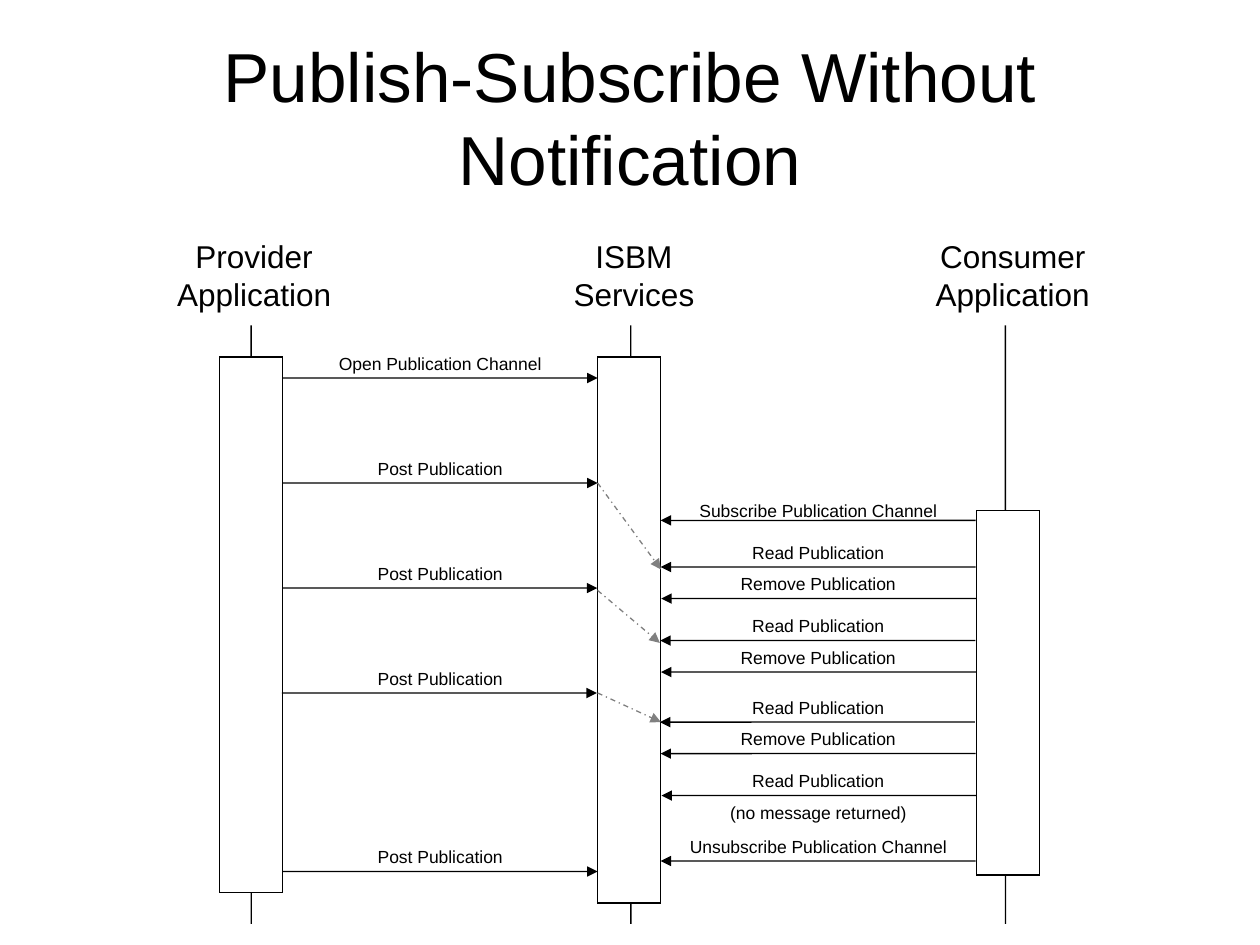
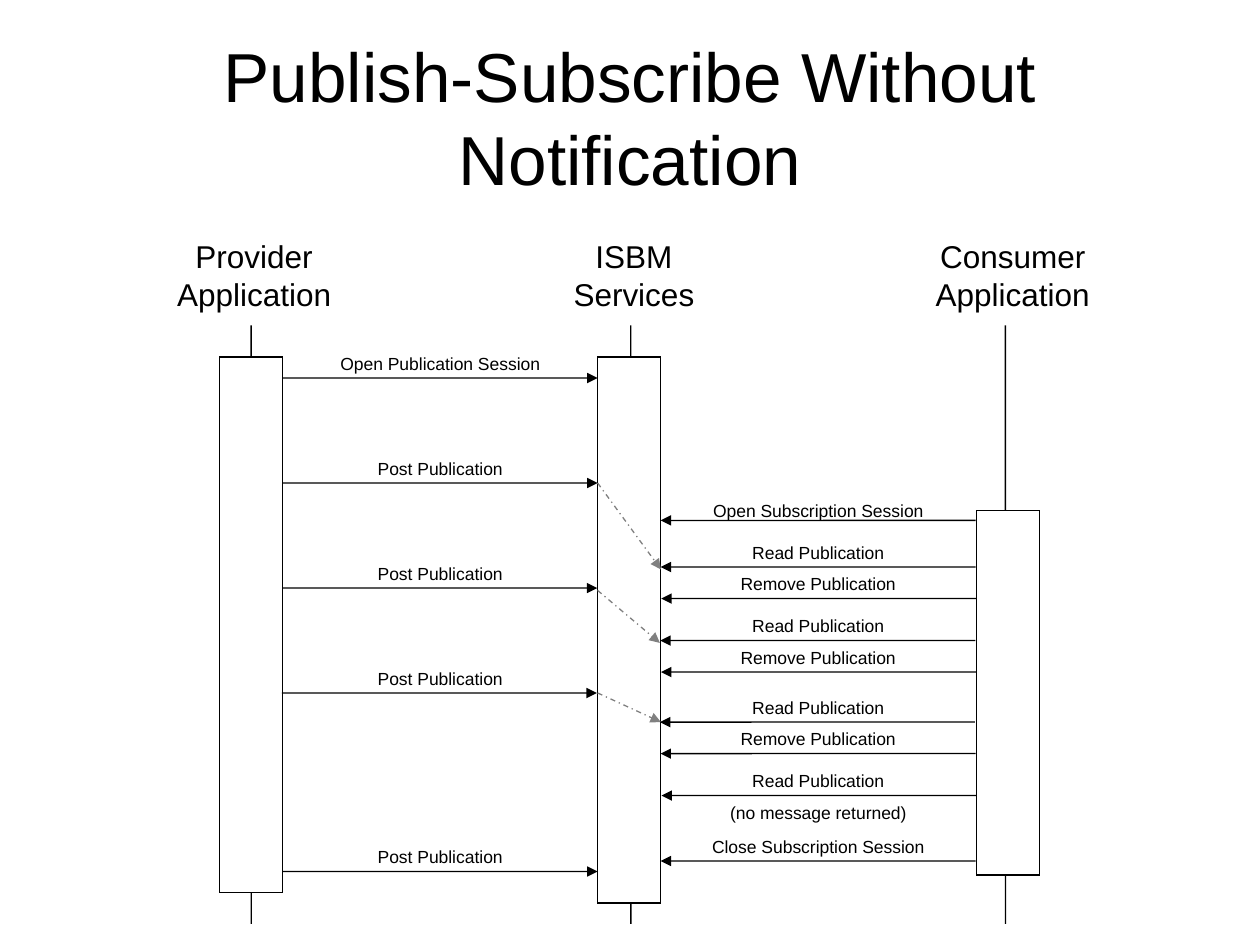
Before and after one commit to mimosa-org/ws-isbm, a slide deck: slide 11 of 0-Doc/OpenO&M Information Service Bus Model (ISBM) Specification Diagrams.pptx. Drawn at 1260x945 pixels with LibreOffice and Linux fonts; fonts in the diff are those of the drawing. Boxes give left, top, right and bottom in pixels: in the first picture for what was removed or moved away, otherwise in the second. Text is boxed around its words. In the diff, an @@ line names an element or a change of style, - is before the commit and + after.

```diff
--- a/0-Doc/OpenO&M Information Service Bus Model (ISBM) Specification Diagrams.pptx
+++ b/0-Doc/OpenO&M Information Service Bus Model (ISBM) Specification Diagrams.pptx
@@ text at bbox=[340, 357, 540, 374]: text changed @@
-Open Publication Channel
+Open Publication Session
@@ text at bbox=[713, 504, 923, 521]: text changed @@
-Subscribe Publication Channel
+Open Subscription Session
@@ text at bbox=[712, 840, 924, 857]: text changed @@
-Unsubscribe Publication Channel
+Close Subscription Session
```
Also in this commit, not shown: 9 other slides changed, 19 other files.
